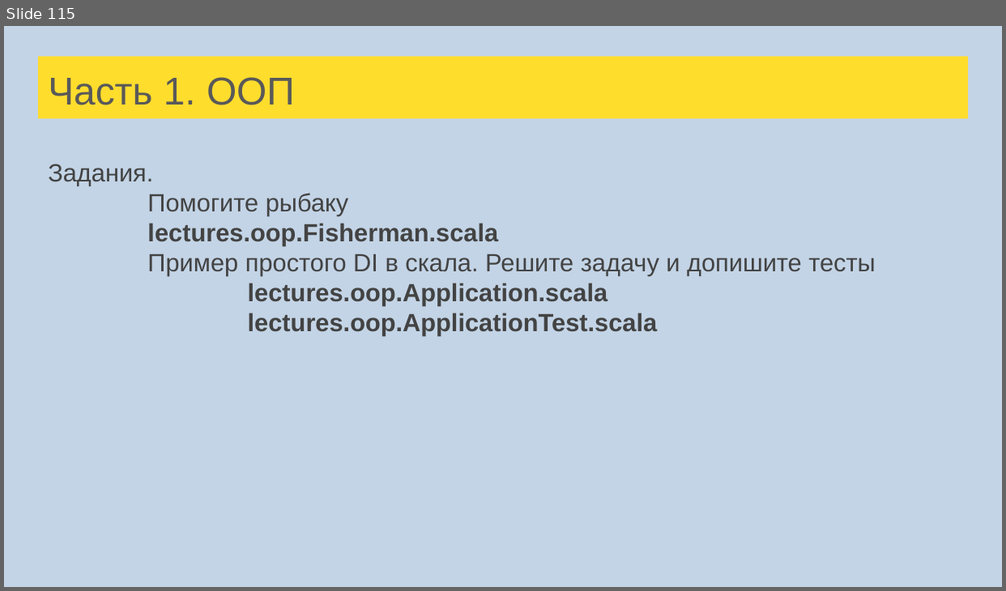
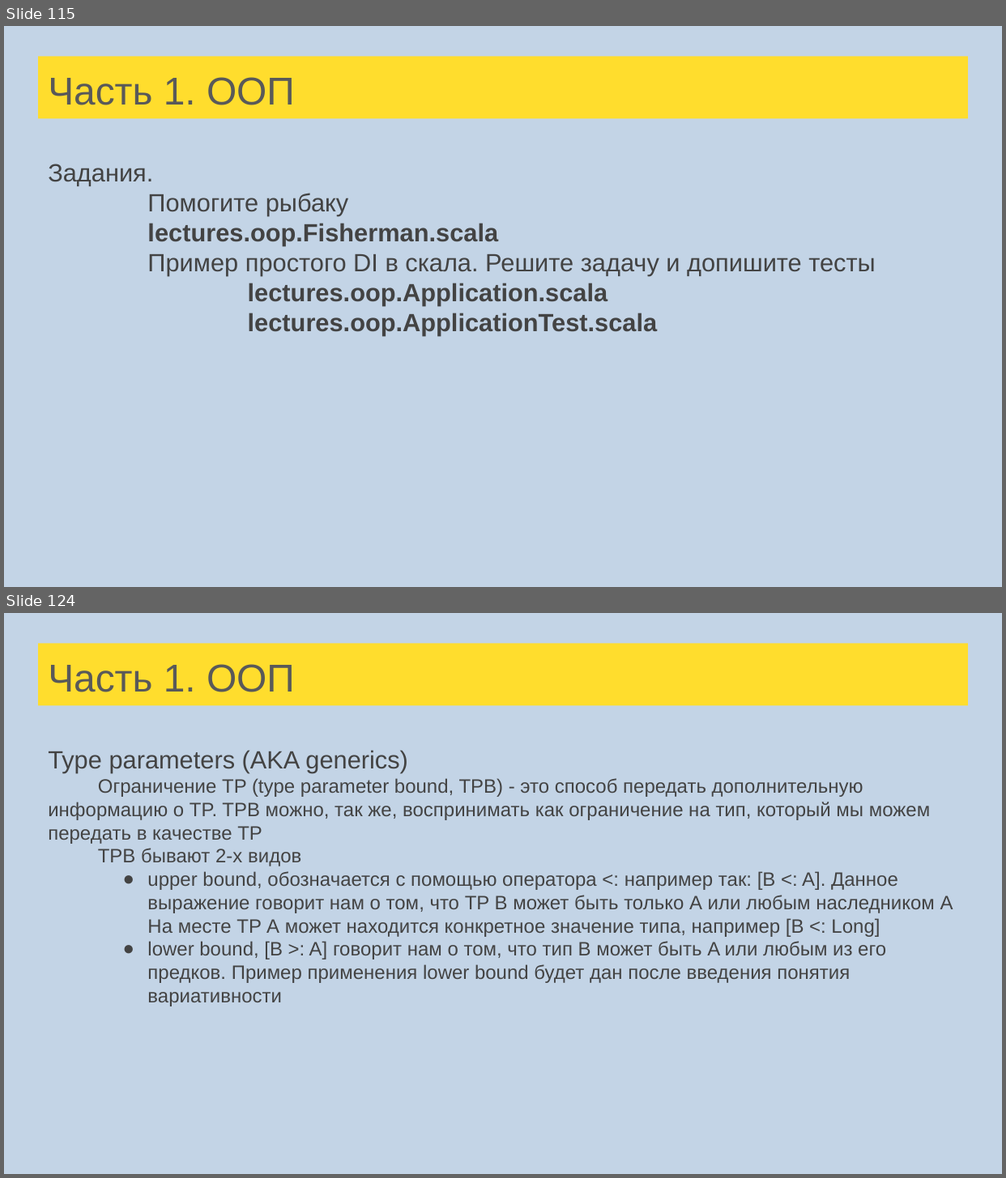
Before and after one commit to sergeypopov83/scala-school, a slide deck: src/main/resources/Лекции Scala для FinTech.pptx. Shown one above the other, each under a label of ours: slide 115 before the commit, slides 115 and 124 after it; the slides between them are not shown. The pictures are 1006x591 and 1006x1178 pixels, drawn with LibreOffice and Linux fonts; fonts in the diff are those of the drawing. Boxes give left, top, right and bottom in pixels: in the first picture for what was removed or moved away, otherwise in the second. Text is boxed around its words. In the diff, an @@ line names an element or a change of style, - is before the commit and + after.

Commit message:
Briefs + Lecture +  Type parameters  + TP example

```diff
--- a/src/main/resources/Лекции Scala для FinTech.pptx
+++ b/src/main/resources/Лекции Scala для FinTech.pptx
@@ slide 124 added at [4, 613, 1002, 1174], background #C3D4E6 @@
@@ title added at [38, 643, 968, 706], fill #FFDD2D, 28 pt, text #595959 @@
+Часть 1. ООП
@@ text added at [48, 750, 953, 1007], 14 pt, text #434343 @@
+Type parameters (AKA generics)
+Ограничение TP (type parameter bound, TPB) - это способ передать дополнительную информацию о TP. TPB можно, так же, воспринимать как ограничение на тип, который мы можем передать в качестве TP
+TPB бывают 2-х видов
+● upper bound, обозначается с помощью оператора <: например так: [B <: A]. Данное выражение говорит нам о том, что TP B может быть только А или любым наследником А На месте TP А может находится конкретное значение типа, например [B <: Long]
+● lower bound, [B >: A] говорит нам о том, что тип B может быть A или любым из его предков. Пример применения lower bound будет дан после введения понятия вариативности
```
Also in this commit, not shown: 4 slides changed, 10 other slides added, 13 other files.
